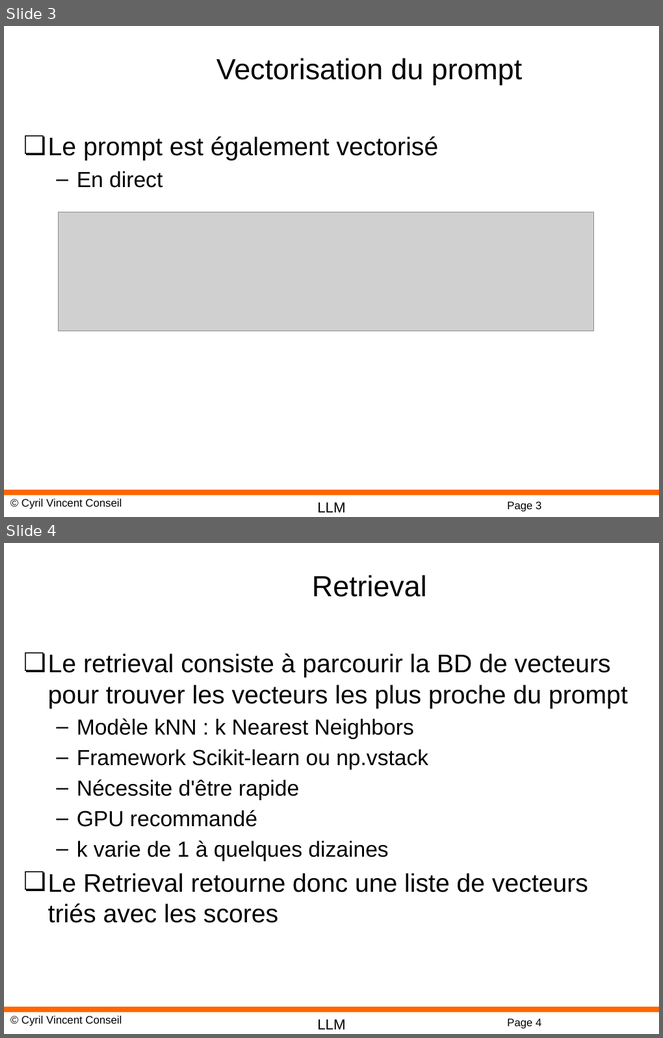
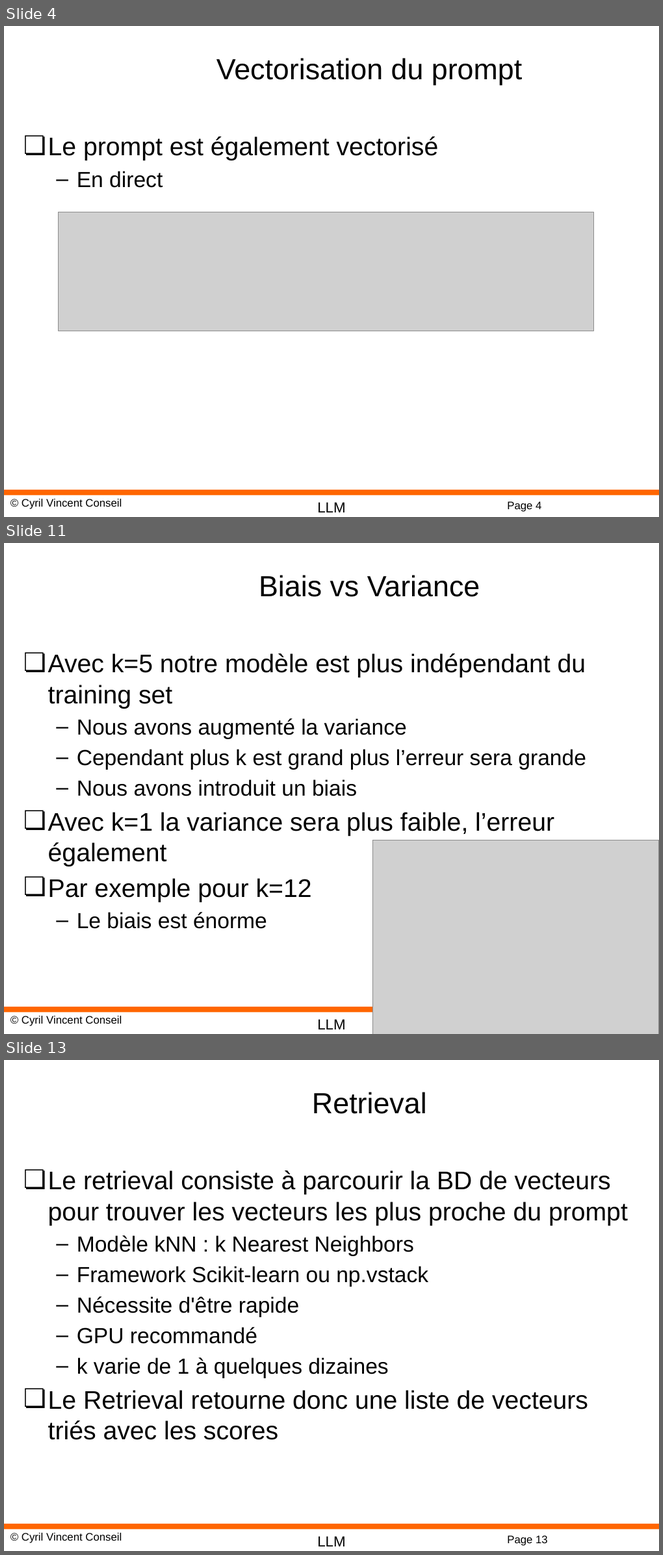
Before and after one commit to cyrilvincent/rag, a slide deck: ppt/RAG05-Retrieval.pptx. Shown one above the other, each under a label of ours: slides 3 and 4 before the commit, slides 4, 11 and 13 after it; the slides between them are not shown. The pictures are 663x1038 and 663x1555 pixels, drawn with LibreOffice and Linux fonts; fonts in the diff are those of the drawing; grey boxes stand for pictures; background and template pictures are left out. Boxes give left, top, right and bottom in pixels: in the first picture for what was removed or moved away, otherwise in the second. Text is boxed around its words. In the diff, an @@ line names an element or a change of style, - is before the commit and + after.

```diff
--- a/ppt/RAG05-Retrieval.pptx
+++ b/ppt/RAG05-Retrieval.pptx
@@ slide 11 added at bbox=[4, 543, 659, 1034], background #FFFFFF; not listed: 3 template elements that a slide beside it also shows @@
@@ title added at bbox=[259, 575, 480, 597], 32 pt, text #000000 @@
+Biais vs Variance
@@ text added at bbox=[48, 653, 586, 929], 28 pt, text #000000 @@
+❏ Avec k=5 notre modèle est plus indépendant du training set
+  – Nous avons augmenté la variance
+  – Cependant plus k est grand plus l’erreur sera grande
+  – Nous avons introduit un biais
+❏ Avec k=1 la variance sera plus faible, l’erreur également
+❏ Par exemple pour k=12
+  – Le biais est énorme
@@ picture added at bbox=[373, 841, 659, 1034] @@
@@ what was slide 3 is now slide 4 @@
@@ page number at bbox=[507, 502, 542, 512]: text changed @@
-Page 3
+Page 4
@@ what was slide 4 is now slide 13 @@
@@ page number at bbox=[507, 1536, 548, 1546]: text changed @@
-Page 4
+Page 13
```
Also in this commit, not shown: 3 slides changed, 9 other slides added, 14 other files.
